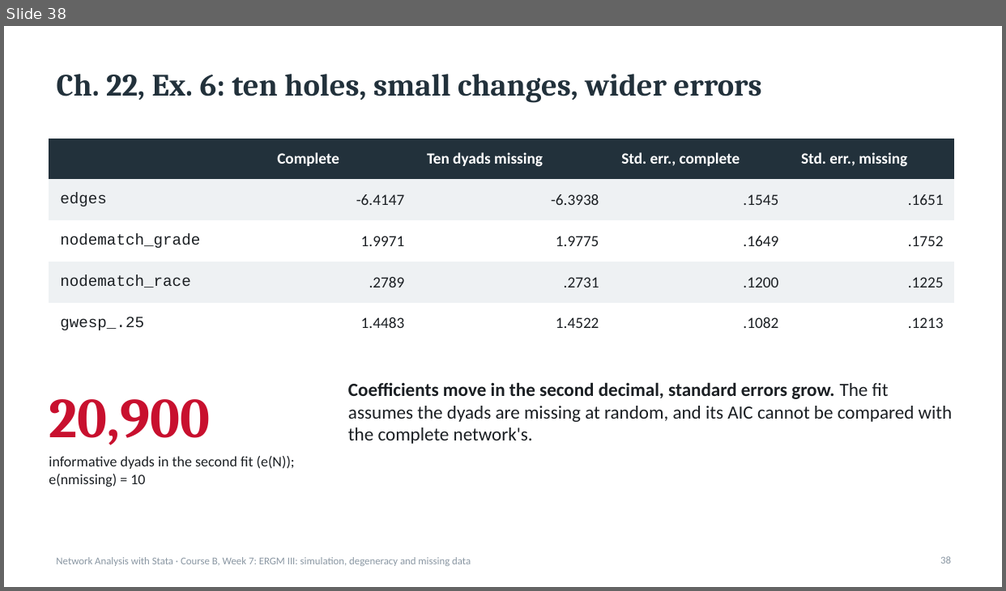
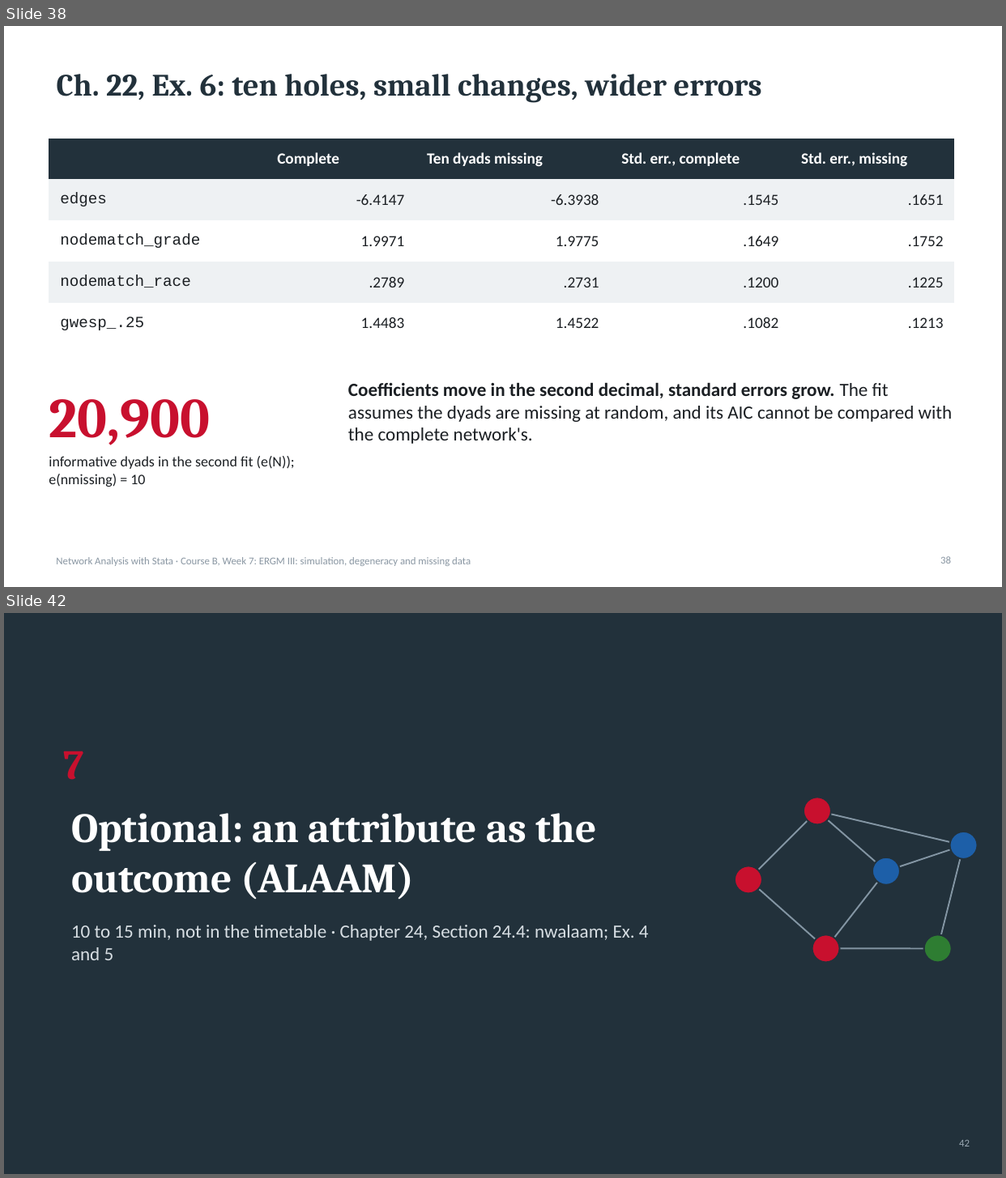
Before and after one commit to thomas-u-grund/nwcommands, a slide deck: website/book/teaching/slides/courseB_week07_ergm3_simulation_degeneracy.pptx. Shown one above the other, each under a label of ours: slide 38 before the commit, slides 38 and 42 after it; the slides between them are not shown. The pictures are 1006x591 and 1006x1178 pixels, drawn with LibreOffice and Linux fonts; fonts in the diff are those of the drawing. Boxes give left, top, right and bottom in pixels: in the first picture for what was removed or moved away, otherwise in the second. Text is boxed around its words. In the diff, an @@ line names an element or a change of style, - is before the commit and + after.

```diff
--- a/website/book/teaching/slides/courseB_week07_ergm3_simulation_degeneracy.pptx
+++ b/website/book/teaching/slides/courseB_week07_ergm3_simulation_degeneracy.pptx
@@ slide 42 added at [4,613,1002,1174], background #22313B @@
@@ text added at [64,751,84,780], 40 pt, text #C8102E, bold @@
+7
@@ ellipse added at [803,797,831,825], fill #C8102E, outline #22313B 1.5 pt @@
@@ title added at [71,813,597,900], 40 pt, text #FFFFFF, bold @@
+Optional: an attribute as the outcome (ALAAM)
@@ line added from (749, 879) to (818, 811), #8395A3 1.5 pt @@
@@ line added from (818, 811) to (887, 871), #8395A3 1.5 pt @@
@@ line added from (818, 811) to (964, 845), #8395A3 1.5 pt @@
@@ line added from (887, 871) to (964, 845), #8395A3 1.5 pt @@
@@ line added from (938, 949) to (964, 845), #8395A3 1.5 pt @@
@@ ellipse added at [950,832,978,859], fill #1D5FA8, outline #22313B 1.5 pt @@
@@ ellipse added at [735,866,762,894], fill #C8102E, outline #22313B 1.5 pt @@
@@ line added from (749, 879) to (826, 949), #8395A3 1.5 pt @@
@@ line added from (826, 949) to (887, 871), #8395A3 1.5 pt @@
@@ ellipse added at [872,858,900,885], fill #1D5FA8, outline #22313B 1.5 pt @@
@@ text added at [71,925,649,960], 18 pt, text #D7DEE3 @@
+10 to 15 min, not in the timetable · Chapter 24, Section 24.4: nwalaam; Ex. 4 and 5
@@ ellipse added at [812,935,840,963], fill #C8102E, outline #22313B 1.5 pt @@
@@ line added from (826, 949) to (938, 949), #8395A3 1.5 pt @@
@@ ellipse added at [924,935,952,963], fill #2E7D32, outline #22313B 1.5 pt @@
@@ page number added at [959,1140,970,1147], 10 pt, text #9AA8B3 @@
+42
```
Also in this commit, not shown: 4 slides changed, 5 other slides added, 1 other file.
